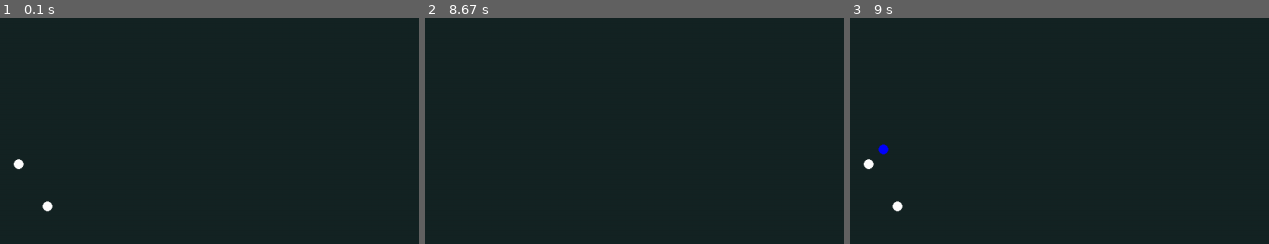
Above: before the commit, frames 1-3 (left to right).
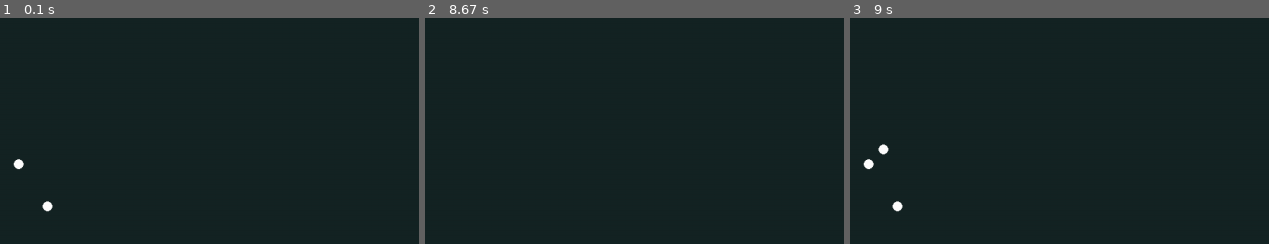
Above: after the commit, the same moments.

Repository: darceno/lifebox-simulator
Game: pygame game, started from src/main.py
The game is run twice, just before and just after one commit, with the same random seed, the same clock (stepped at 60 frames per second) and the same inputs.
Inputs:
- Up to frame 1 (0.1 s): no input
- Up to frame 2 (8.67 s): tap Space at 0.33, 0.73, 1.03, 1.23, 1.57, 1.87, 2.07, 2.37, 2.63, 2.97, 3.27, 3.4, 3.8, 4.1, 4.47, 4.87, 5.17, 5.37, 5.67, 5.87, 6.2, 6.5, 6.7, 7, 7.27, 7.6, 7.9, 8.03, 8.43 s
- Up to frame 3 (9 s): tap Space at 8.73 s
The pictures show only the part of the screen within x 0-50%, y 50-100%; the shares and areas given below are measured in that part.

Frames 1-2 are identical in both runs. In frame 3, less than 0.1% of the frame differs, in the area x 6-10%, y 55-61%.

Commit message:
Implement genome-based organism color change

Diff:
--- a/src/main.py
+++ b/src/main.py
@@ -14,10 +14,10 @@
 
 # Organisms class
 class Organism:
-    def __init__(self, x, y, color, genome):
+    def __init__(self, x, y, genome):
         self.x = x
         self.y = y
-        self.color = color
+        self.color = STARTING_COLOR
         self.decision = None
         self.rect = pygame.Rect(self.x, self.y, 1, 1)
         self.last_decision = 0
@@ -29,6 +29,30 @@
         self.age = 0
         self.alive = True
         self.possible_genes = ["CR", "RA", "MM"]
+
+    def color_change(self):
+        R_genes_all = ("MM",)
+        G_genes_all = ()
+        B_genes_all = ()
+        R_genes = 0
+        G_genes = 0
+        B_genes = 0
+
+        for gene in R_genes_all:
+            if gene in self.genome:
+                R_genes += 1
+        for gene in G_genes_all:
+            if gene in self.genome:
+                G_genes += 1
+        for gene in B_genes_all:
+            if gene in self.genome:
+                B_genes += 1
+
+        R_value = 255 - (51 * R_genes)
+        G_value = 255 - (51 * G_genes)
+        B_value = 255 - (51 * B_genes)
+
+        self.color = (R_value, G_value, B_value)
 
     def draw(self):
         rect_x = self.x - self.size
@@ -91,7 +115,7 @@
         if self.energy >= len(self.genome) + 1:
             if random.randint(1, 10) >= 5:
                 self.offspring_birth_location()
-                offspring = Organism(self.offspring_x, self.offspring_y, "blue", self.genome[:])
+                offspring = Organism(self.offspring_x, self.offspring_y, self.genome[:])
                 offspring.mutation()
                 simulation.spawn_offsprings(offspring)
                 self.energy -= len(self.genome)
@@ -149,6 +173,7 @@
         self.aging()
         self.energy_conversion()
         self.deaths()
+        self.color_change()
 
     def genetic_abilities(self):
         if "CR" in self.genome:
@@ -173,7 +198,7 @@
     def create_organisms(self):
         if self.first_generation:
             for i in range(STARTING_POPULATION):
-                organism = Organism(random.randint(20, WIDTH_SIZE-20), random.randint(20, HEIGHT_SIZE-20), STARTING_COLOR, ["CR", "RA"])
+                organism = Organism(random.randint(20, WIDTH_SIZE-20), random.randint(20, HEIGHT_SIZE-20), ["CR", "RA"])
                 self.organisms.append(organism)
             self.first_generation = False
 
